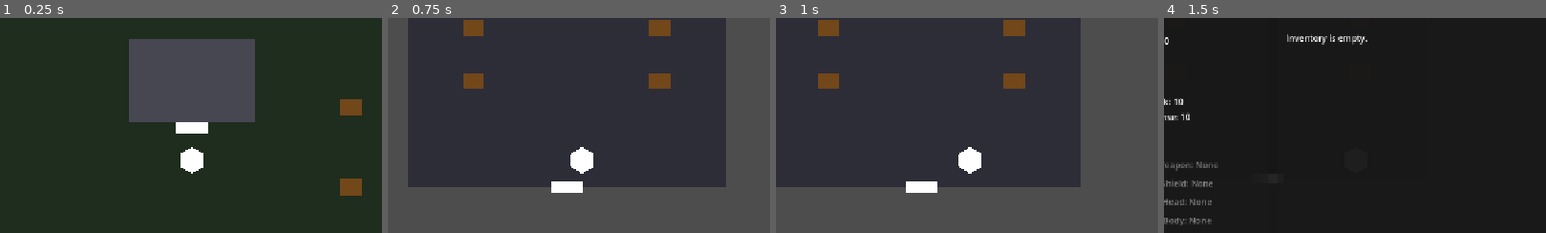
Above: before the commit, frames 1-4 (left to right).
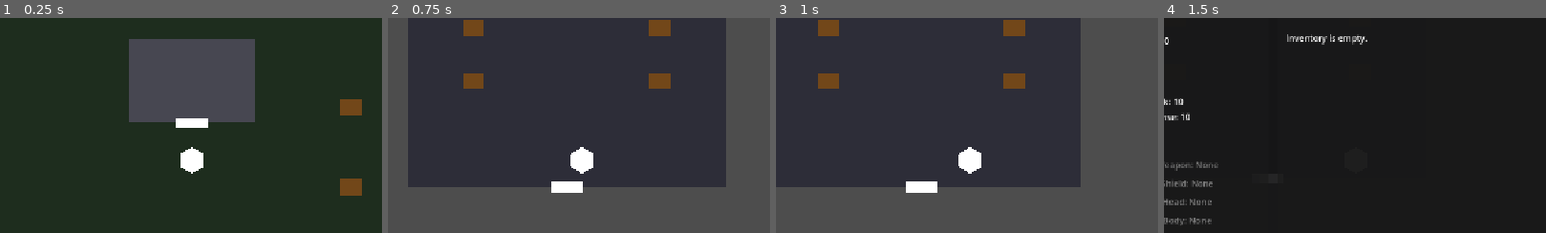
Above: after the commit, the same moments.

Repository: salexume94-pixel/Scripts
Game: Godot game, scene res://scenes/World.tscn
The game is run twice, just before and just after one commit, with the same random seed, the same clock (stepped at 60 frames per second) and the same inputs.
Inputs:
- Up to frame 1 (0.25 s): no input
- Up to frame 2 (0.75 s): tap Enter at 0.5 s; hold Right (ui_right) from 0.53 s (still down); tap E at 0.6 s
- Up to frame 3 (1 s): keep holding Right (ui_right)
- Up to frame 4 (1.5 s): release Right (ui_right) at 1.28 s; hold Down (ui_down) from 1.28 s (still down); tap I at 1.35 s
The pictures show only the part of the screen within x 25-75%, y 17-67%; the shares and areas given below are measured in that part.

The runs differ from the first frame. In frame 1, 0.4% of the frame differs, in the area x 46-55%, y 46-54%; in frame 2, nothing differs; in frame 3, nothing differs; in frame 4, nothing differs.

Commit message:
Align building door with bottom edge

Diff:
--- a/world/Building.tscn
+++ b/world/Building.tscn
@@ -26,6 +26,6 @@
 position = Vector2(104, 0)
 
 [node name="Door" parent="." instance=ExtResource("2_door")]
-position = Vector2(0, 72)
+position = Vector2(0, 64)
 target_scene = "res://scenes/Interior.tscn"
 target_player_position = Vector2(0, 120)
